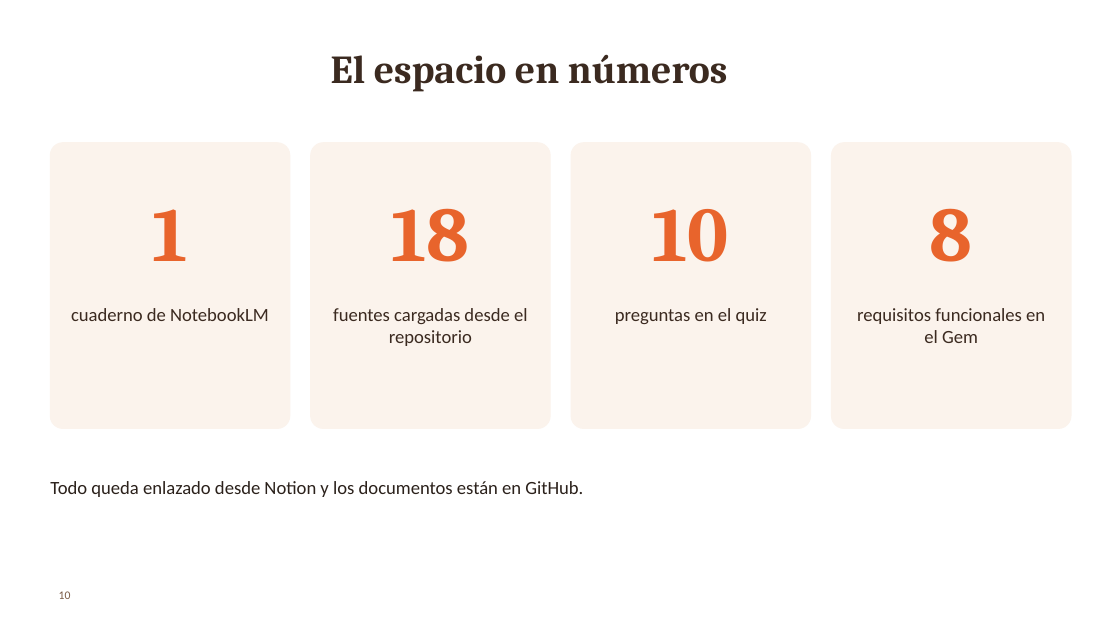
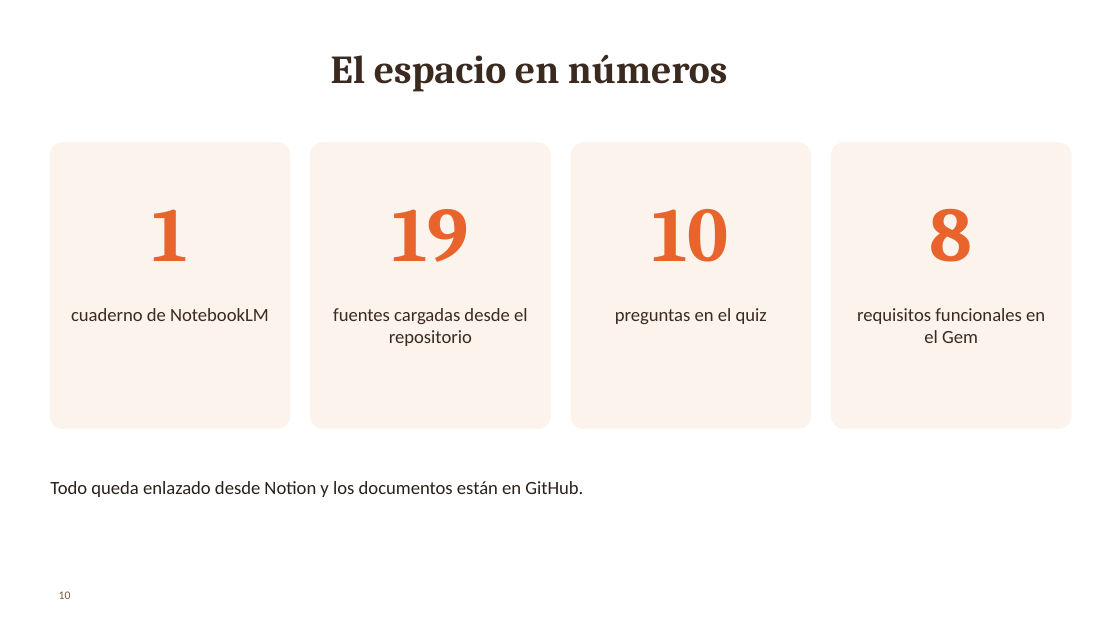
Before and after one commit to Ricardo-lainez/RicardoLainez36838_G5_ADSW, a slide deck: slide 10 of Informe final/Presentacion_PARA_Bocatto_G5.pptx. Drawn at 1120x630 pixels with LibreOffice and Linux fonts; fonts in the diff are those of the drawing; background and template pictures are left out. Boxes give left, top, right and bottom in pixels: in the first picture for what was removed or moved away, otherwise in the second. Text is boxed around its words. In the diff, an @@ line names an element or a change of style, - is before the commit and + after.

```diff
--- a/Informe final/Presentacion_PARA_Bocatto_G5.pptx
+++ b/Informe final/Presentacion_PARA_Bocatto_G5.pptx
@@ text at (392,209,468,262): text changed @@
-18
+19
```
Also in this commit, not shown: 1 other slide changed, 4 other files.
